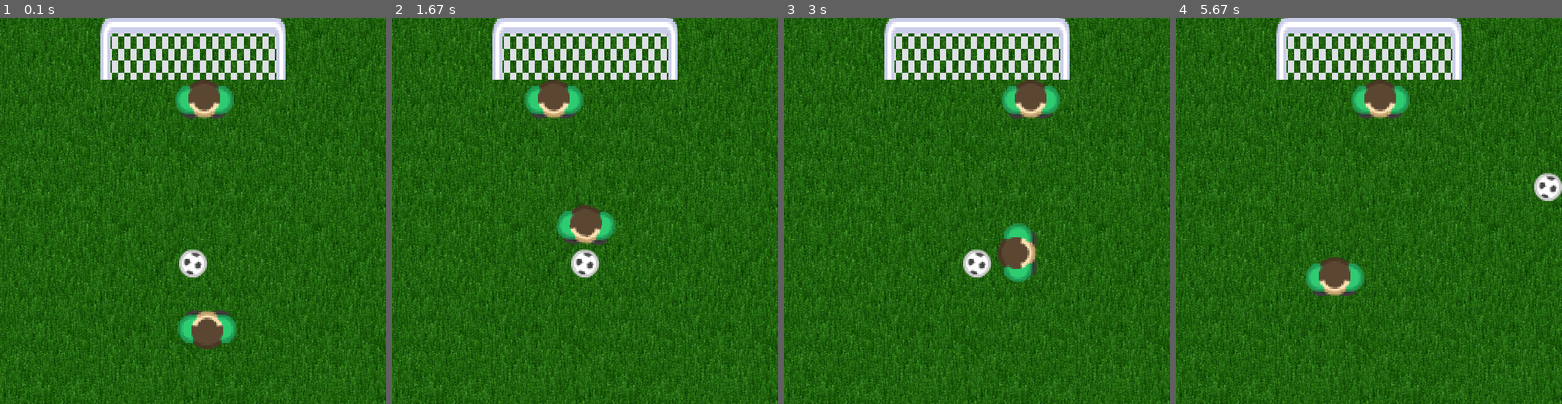
Above: before the commit, frames 1-4 (left to right).
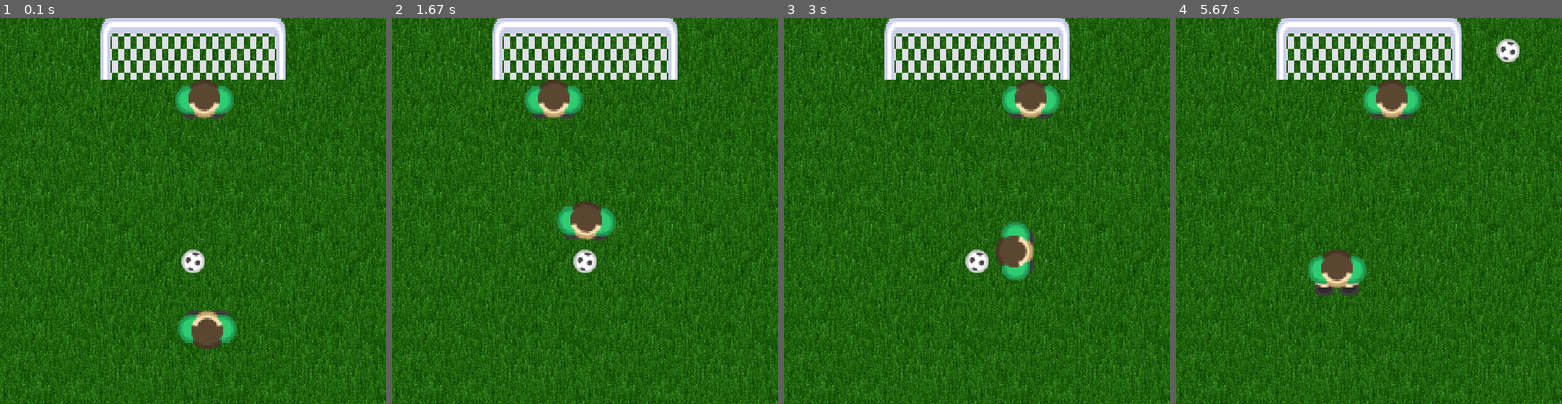
Above: after the commit, the same moments.

Repository: tara-nguyen/PyGame
Game: pygame game, started from MyFirstGameUsingClassesVer3.py
The game is run twice, just before and just after one commit, with the same random seed, the same clock (stepped at 60 frames per second) and the same inputs.
Inputs:
- Up to frame 1 (0.1 s): no input
- Up to frame 2 (1.67 s): hold S 0.33-0.8 s; hold Right 0.33-0.8 s; hold Right Shift 0.83-1.3 s; hold Right 0.83-1.3 s; tap Space at 1.33 s
- Up to frame 3 (3 s): hold Right 1.67-2.13 s; tap Space at 1.73, 2.03, 2.23, 2.57, 2.87 s; hold Up 2.17-2.47 s; tap S at 2.32 s; hold Right 2.5-2.97 s
- Up to frame 4 (5.67 s): hold Left 3-3.53 s; tap Space at 3.07, 3.37, 3.63 s; hold Down 3.57-3.87 s; tap S at 3.72 s

The runs differ from the first frame. In frame 1, 0.3% of the frame differs, in the area x 46-54%, y 60-68%; in frame 2, 1.0%; in frame 3, 0.9%; in frame 4, 3.1%, in the area x 33-100%, y 5-72%.

Commit message:
Test ball movements

Diff:
--- a/MyFirstGameUsingClassesVer3.py
+++ b/MyFirstGameUsingClassesVer3.py
@@ -82,6 +82,7 @@
             else:
                 bg.processMovements(random.uniform(18,22), ball, goal, players)
                 if ball.gkCaught:   # ball caught by goalkeeper
+                    print('ball caught by goalkeeper')
                     goalkeeper.speed = 0
                     goalkeeper.kickBall(ball, gk=True)
                     ball.gkCaught = False   # reset
--- a/NonplayerClasses.py
+++ b/NonplayerClasses.py
@@ -113,8 +113,12 @@
         while ball.moving and round(ballStep) > 0:
             players[0].move(goal)   # move goalkeeper between goal posts
             players[0].updatePlayer()
+            stepX, stepY = ball.getStep()   # step size before adjustment
             ball.move(goal, players)
             ball.update()
+            if ball.apprScrBound != False or ball.apprGoalPost != False or \
+               (ball.apprPlayer != [] and (not ball.gkCaught)):
+                ball.setStep(stepX, stepY)   # reset
             ball.decrementStep()
             ballStep = math.sqrt(ball.stepX**2 + ball.stepY**2)
         if ball.inGoal:
@@ -198,9 +202,9 @@
     def getPosts(self):
         '''This function returns the x-coordinates & the height of
         the goal posts.'''
-        postWidthHalf = 11 / 2
-        leftPost = self.lPos[0] + postWidthHalf
-        rightPost = self.rPos[0] + self.sideWidth - postWidthHalf
+        self.postWidth = 11
+        leftPost = self.lPos[0] + self.postWidth / 2
+        rightPost = self.rPos[0] + self.sideWidth - self.postWidth / 2
         return leftPost, rightPost, self.height
 
 def getTrig(angle):
@@ -225,10 +229,10 @@
         '''This function initializes the class and sets its core attributes.'''
         Game.__init__(self, screenSize)   # initialize the parent class
         self.ball = None   # contain nothing
-        self.diameter = 36
+        self.diameter = 30
         # where the image will be drawn
-        self.startPos = ((self.screenWidth-self.diameter)/2,
-                         self.screenHeight-200)
+        self.startPos = (self.screenWidth-self.diameter)/2,self.screenHeight-200
+##        self.startPos = (self.screenWidth-self.diameter)/2,self.screenHeight-100
         self.gkCaught = False
 
     def load(self, imageName):
@@ -302,131 +306,155 @@
     def approachScrBounds(self):
         '''This function checks if the ball is about to hit the
         screen boundaries.'''
-        # the leftmost, rightmost, top, and bottom points on the ball
-        left, right, top, bottom = self.getExtremes()
-        if self.stepX > left:
-            newStepX = left
-            newStepY = newStepX / getTrig(self.getMovingAngle())[2]
-            return 'vertb', newStepX, newStepY
-        elif self.stepX < right - self.screenWidth:
-            newStepX = right - self.screenWidth
-            newStepY = newStepX / getTrig(self.getMovingAngle())[2]
-            return 'vertb', newStepX, newStepY
-        elif self.stepY > top:
-            newStepY = top
-            newStepX = newStepY * getTrig(self.getMovingAngle())[2]
-            return 'horzb', newStepX, newStepY
-        elif self.stepY < bottom - self.screenHeight:
-            newStepY = bottom - self.screenHeight
-            newStepX = newStepY * getTrig(self.getMovingAngle())[2]
-            return 'horzb', newStepX, newStepY
-        else:
-            return False,
-
-    def approachGoalPosts(self, goal):
-        '''This function checks if the ball is about to hit the goal posts.'''
-        goalPosts = goal.getPosts()
-        # the leftmost, rightmost, and top points on the ball
-        left, right, top = self.getExtremes()[:3]
-        newStepX, newStepY = self.getStep()
-        if right < goalPosts[0] and self.stepX < right - goalPosts[0]:
-            # left of left goal post and moving right
-            newStepX = right - goalPosts[0]
-        elif left > goalPosts[1] and self.stepX > left - goalPosts[1]:
-            # right of right goal post and moving left
-            newStepX = left - goalPosts[1]
-        elif left > goalPosts[0] and self.stepX > left - goalPosts[0]:
-            # right of left goal post and moving left
-            newStepX = left - goalPosts[0]
-        elif right < goalPosts[1] and self.stepX > right - goalPosts[1]:
-            # left of right goal post and moving right
-            newStepX = left - goalPosts[0]
-        elif top > goalPosts[2] and self.stepY > top - goalPosts[2]:
-            # below goal line and moving up
-            newStepY = top - goalPosts[2]
-        if newStepX != self.stepX:
-            newStepY = newStepX / getTrig(self.getMovingAngle())[2]
-            if top - newStepY < goalPosts[2]:
-                return 'side', newStepX, newStepY
-            else:
-                return False,
-        elif newStepY != self.stepY:
-            newStepX = newStepY * getTrig(self.getMovingAngle())[2]
-            if (goalPosts[0]>=left-newStepX and goalPosts[0]<=right-newStepX) or \
-               (goalPosts[1]>=left-newStepX and goalPosts[1]<=right-newStepX):
-                return 'bottom', newStepX, newStepY
+        if not self.apprScrBound:
+            # the leftmost, rightmost, top, and bottom points on the ball
+            left, right, top, bottom = self.getExtremes()
+            if self.stepX > left:
+                newStepX = left
+                newStepY = newStepX / getTrig(self.getMovingAngle())[2]
+                return 'vertb', newStepX, newStepY
+            elif self.stepX < right - self.screenWidth:
+                newStepX = right - self.screenWidth
+                newStepY = newStepX / getTrig(self.getMovingAngle())[2]
+                return 'vertb', newStepX, newStepY
+            elif self.stepY > top:
+                newStepY = top
+                newStepX = newStepY * getTrig(self.getMovingAngle())[2]
+                return 'horzb', newStepX, newStepY
+            elif self.stepY < bottom - self.screenHeight:
+                newStepY = bottom - self.screenHeight
+                newStepX = newStepY * getTrig(self.getMovingAngle())[2]
+                return 'horzb', newStepX, newStepY
             else:
                 return False,
         else:
             return False,
 
+    def approachGoalPosts(self, goal):
+        '''This function checks if the ball is about to hit the goal posts.'''
+        if not self.apprGoalPost:
+            goalPosts = goal.getPosts()
+            # the leftmost, rightmost, and top points on the ball
+            left, right, top = self.getExtremes()[:3]
+            newStepX, newStepY = self.getStep()
+            if right < goalPosts[0] and self.stepX < right - goalPosts[0]:
+                # left of left goal post and moving right
+                print('left of left goal post and moving right')
+                newStepX = right - goalPosts[0]
+            elif left > goalPosts[1] and self.stepX > left - goalPosts[1]:
+                # right of right goal post and moving left
+                print('right of right goal post and moving left')
+                newStepX = left - goalPosts[1]
+            elif left > goalPosts[0] and self.stepX > left - goalPosts[0]:
+                # right of left goal post and moving left
+                print('right of left goal post and moving left')
+                newStepX = left - goalPosts[0]
+            elif right < goalPosts[1] and self.stepX < right - goalPosts[1]:
+                # left of right goal post and moving right
+                print('left of right goal post and moving right')
+                newStepX = right - goalPosts[1]
+            elif top > goalPosts[2] and self.stepY > top - goalPosts[2]:
+                # below goal line and moving up
+                print('below goal line and moving up')
+                newStepY = top - goalPosts[2]
+            if newStepX != self.stepX:
+                newStepY = newStepX / getTrig(self.getMovingAngle())[2]
+                if top - newStepY < goalPosts[2]:
+                    return 'side', newStepX, newStepY
+                else:
+                    return False,
+            elif newStepY != self.stepY:
+                newStepX = newStepY * getTrig(self.getMovingAngle())[2]
+##                NEED MORE WORK HERE
+                if (left - newStepX <= goalPosts[0] and \
+                    right - newStepX >= goalPosts[0]) or \
+                    (left - newStepX <= goalPosts[1] and \
+                     right - newStepX >= goalPosts[1]):
+                    return 'bottom', newStepX, newStepY
+                else:
+                    return False,
+            else:
+                return False,
+        else:
+            return False,
+
     def approachPlayer(self, players):
         '''This function checks if the ball is about to hit a player.
         players is an array listing the players in the game.'''
-        # the leftmost, rightmost, top, and bottom points on the ball
-        left, right, top, bottom = self.getExtremes()
-        lp = left, top+self.center[1]
-        rp = right, lp[1]
-        tp = left+self.center[0], top
-        bp = tp[0], bottom
-        approachingPlayer = [False] * 4   # front, back, left, right
-        apprPts = {}
-        for player in players:
-            pCorners = player.getCorners()   # player's body corners
-            # check if the ball would hit the player with the current step size
-            for p in (lp, rp, tp, bp):
-                newp = p[0]-self.stepX, p[1]-self.stepY
-                # points at which the line connecting p and newp
-                # intersects the player's sides
-                ints = [line.getIntersect(p,newp, pCorners[0],pCorners[1])[:2]]
-                ints += [line.getIntersect(p,newp, pCorners[2],pCorners[3])[:2]]
-                ints += [line.getIntersect(p,newp, pCorners[0],pCorners[2])[:2]]
-                ints += [line.getIntersect(p,newp, pCorners[1],pCorners[3])[:2]]
-                # check which side of the player the ball is approaching
-                if line.isBetween(ints[0], p, newp) and \
-                   line.isBetween(ints[0], pCorners[0], pCorners[1]):
-                    approachingPlayer[0] = True
-                    intsPoint = ints[0]
-                    intsAngle = line.getIntersect(p, newp,
-                                                  pCorners[0], pCorners[1])[2]
-                elif line.isBetween(ints[1], p, newp) and \
-                     line.isBetween(ints[1], pCorners[2], pCorners[3]):
-                    approachingPlayer[1] = True
-                    intsPoint = ints[1]
-                    intsAngle = line.getIntersect(p, newp,
-                                                  pCorners[2], pCorners[3])[2]
-                elif line.isBetween(ints[2], p, newp) and \
-                     line.isBetween(ints[2], pCorners[0], pCorners[2]):
-                    approachingPlayer[2] = True
-                    intsPoint = ints[2]
-                    intsAngle = line.getIntersect(p, newp,
-                                                  pCorners[0], pCorners[2])[2]
-                elif line.isBetween(ints[3], p, newp) and \
-                     line.isBetween(ints[3], pCorners[1], pCorners[3]):
-                    approachingPlayer[3] = True
-                    intsPoint = ints[3]
-                    intsAngle = line.getIntersect(p, newp,
-                                                  pCorners[1], pCorners[3])[2]
+##        NEED MORE WORK HERE
+        print('entering approachPlayer()')
+        if self.apprPlayer == []:
+            # the leftmost, rightmost, top, and bottom points on the ball
+            leftP = self.getExtremes()[0], self.getExtremes()[2]+self.center[1]
+            rightP = self.getExtremes()[1], leftP[1]
+            topP = self.getExtremes()[0]+self.center[0], self.getExtremes()[2]
+            bottomP = topP[0], self.getExtremes()[3]
+            approachingPlayer = [False] * 4   # front, back, left, right
+            apprPts = {}
+            for player in players:
+                pCorners = player.getCorners()   # player's body corners
+                # check if, with the current step size, the ball would
+                # hit the player
+                for p in (leftP, rightP, topP, bottomP):
+                    newp = p[0]-self.stepX, p[1]-self.stepY
+                    # points at which the line connecting p and newp
+                    # intersects the player's sides
+                    ints = [line.getIntersect(p, newp,
+                                              pCorners[0], pCorners[1])[:2]]
+                    ints += [line.getIntersect(p, newp,
+                                               pCorners[2], pCorners[3])[:2]]
+                    ints += [line.getIntersect(p, newp,
+                                               pCorners[0], pCorners[2])[:2]]
+                    ints += [line.getIntersect(p, newp,
+                                               pCorners[1], pCorners[3])[:2]]
+                    # check which side of the player the ball is approaching
+                    if line.isBetween(ints[0], p, newp) and \
+                       line.isBetween(ints[0], pCorners[0], pCorners[1]):
+                        approachingPlayer[0] = True
+                        intsPoint = ints[0]
+                        intsAngle =line.getIntersect(
+                            p, newp, pCorners[0], pCorners[1])[2]
+                    elif line.isBetween(ints[1], p, newp) and \
+                         line.isBetween(ints[1], pCorners[2], pCorners[3]):
+                        approachingPlayer[1] = True
+                        intsPoint = ints[1]
+                        intsAngle = line.getIntersect(
+                            p, newp, pCorners[2], pCorners[3])[2]
+                    elif line.isBetween(ints[2], p, newp) and \
+                         line.isBetween(ints[2], pCorners[0], pCorners[2]):
+                        approachingPlayer[2] = True
+                        intsPoint = ints[2]
+                        intsAngle = line.getIntersect(
+                            p, newp, pCorners[0], pCorners[2])[2]
+                    elif line.isBetween(ints[3], p, newp) and \
+                         line.isBetween(ints[3], pCorners[1], pCorners[3]):
+                        approachingPlayer[3] = True
+                        intsPoint = ints[3]
+                        intsAngle = line.getIntersect(
+                            p, newp, pCorners[1], pCorners[3])[2]
+                    if 1 in approachingPlayer:
+                        apprPts[p] = intsPoint, intsAngle
                 if 1 in approachingPlayer:
-                    apprPts[p] = intsPoint, intsAngle
-            if 1 in approachingPlayer:
-                # find the point on the ball that will reach the player first
-                count = 0
-                for p in apprPts.keys():
-                    count += 1
-                    if count == 1:
-                        minDist = line.getParams(p, apprPts[p][0])[2]
-                        closestp = p
-                    else:
-                        dist = line.getParams(p, apprPts[p][0])[2]
-                        if dist < minDist:
-                            minDist, closestp = dist, p
-                newStepX, newStepY = line.getParams(closestp,
-                                                    apprPts[closestp][0])[:2]
-                return (approachingPlayer.index(1), newStepX, newStepY,
-                        apprPts[p][1], player)
-            else:
+                    # find the point on the ball that will
+                    # reach the player first
+                    count = 0
+                    for p in apprPts.keys():
+                        count += 1
+                        if count == 1:
+                            minDist = line.getParams(p, apprPts[p][0])[2]
+                            closestp = p
+                        else:
+                            dist = line.getParams(p, apprPts[p][0])[2]
+                            if dist < minDist:
+                                minDist, closestp = dist, p
+                    newStepX, newStepY = \
+                              line.getParams(closestp, apprPts[closestp][0])[:2]
+                    return (approachingPlayer.index(1)+1, newStepX, newStepY,
+                            apprPts[p][1], player)
+            if 1 not in approachingPlayer:
                 return False,
+        else:
+            return False,
 
     def bounceBack(self, switch):
         '''This function modifies the step size and angle to make the ball
@@ -448,56 +476,61 @@
         '''This function handles ball movements when the ball is kicked.
         players is an array listing the players in the game. The goalkeeper
         must be listed first.'''
-        print('start move')
+        print('MOVE')
+        print('step size before adjust:',self.getStep())
         goalPosts = goal.getPosts()
         checkScrBounds = self.approachScrBounds()
         checkGoalPosts = self.approachGoalPosts(goal)
         checkPlayer = self.approachPlayer(players)
         if checkScrBounds[0] != False:   # ball approaching screen boundary
-            print('scenario 1')
+            print('*** SCENARIO 1: approaching screen boundary')
             self.setStep(checkScrBounds[1], checkScrBounds[2])
             self.apprScrBound = checkScrBounds[0]
         elif checkGoalPosts[0] != False:   # ball approaching goal post
-            print('scenario 2')
+            print('*** SCENARIO 2: approaching goal post')
+            print('checkGoalPosts:',checkGoalPosts)
             self.setStep(checkGoalPosts[1], checkGoalPosts[2])
             self.apprGoalPost = checkGoalPosts[0]
         elif checkPlayer[0] != False:   # ball approaching player
-            print('scenario 3')
+            print('*** SCENARIO 3: approaching player')
+            print('checkPlayer:',checkPlayer[:-1])
             self.setStep(checkPlayer[1], checkPlayer[2])
             for i in range(len(players)):
-                if player[i] == checkPlayer[-1]:
-                    self.apprPlayer.append(checkPlayer[0]+1)
+                if players[i] == checkPlayer[-1]:
+                    self.apprPlayer.append(checkPlayer[0])
                 else:
                     self.apprPlayer.append(0)
+            print('self.apprPlayer:',self.apprPlayer)
         elif self.apprScrBound == 'vertb' or self.apprGoalPost == 'side':
-            print('scenario 4')
+            print('*** SCENARIO 4: hit vertb or hit goal post from side')
             self.bounceBack('x')
             self.apprScrBound, self.apprGoalPost = False, False   # reset
         elif self.apprScrBound == 'horzb' or self.apprGoalPost == 'bottom':
-            print('scenario 5')
+            print('*** SCENARIO 5: hit horzb or hit goal post from bottom')
             self.bounceBack('y')
             self.apprScrBound, self.apprGoalPost = False, False   # reset
         elif len(self.apprPlayer) > 0:
-            print('scenario 6')
+            print('*** SCENARIO 6: hit player')
             for i in range(len(self.apprPlayer)):
                 if self.apprPlayer[i] == 1:   # ball hits player's front
                     self.setStep(0, 0)
                     self.moving = False
                     if i == 0:   # ball caught by goalkeeper
                         self.gkCaught = True
+                    self.apprPlayer = []   # reset
                     break
 ##                else:
 ##                    ...
-            self.apprPlayer = []   # reset
         elif self.getExtremes()[3] <= goalPosts[2] and \
              self.getExtremes()[0] >= goalPosts[0] and \
              self.getExtremes()[1] <= goalPosts[1]:
-            print('scenario 7')
-            ball.inGoal = True
+            print('*** SCENARIO 7: in goal')
+            self.inGoal = True
         # new coordinates of the ball center
         self.setCenterPos(self.getCenterPos()[0]-self.stepX,
                           self.getCenterPos()[1]-self.stepY)
-        print()
+        print('step size after adjust:',self.getStep())
+        print('gkCaught:',self.gkCaught)
 
     def reset(self):
         '''This function puts the ball at its original position after
